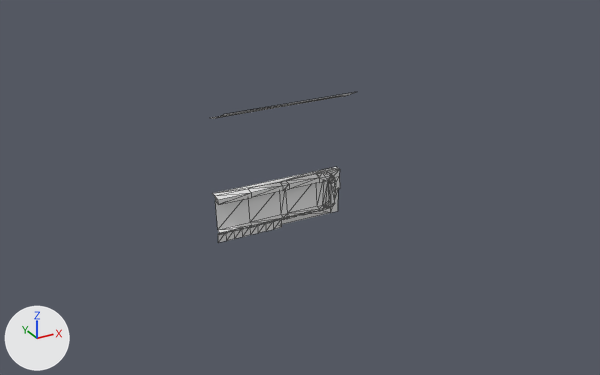
The OBJ model meshes/dash.obj: old version first, new version second.
Rendered twice from a 50 mm lens placed at (-5.0, -9.49, 4.4), pointed at (0.81, 1.09, -0.89). The axes (+X, +Y, +Z) are drawn at lower left. The lights are the same throughout. Mesh edges are drawn as thin lines. Where no turn or scale is listed for an object, it has been applied to the vertices.

The first picture shows 'dash'.
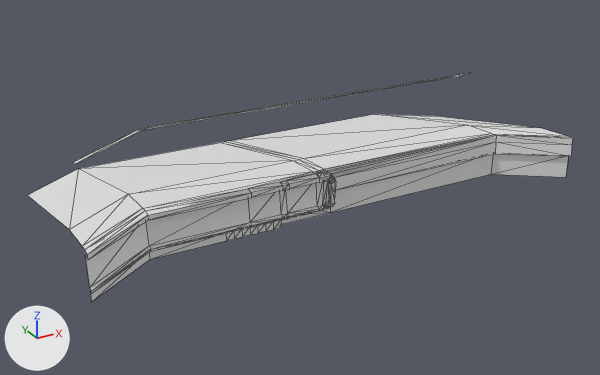
Commit message: bigger dash

Pixel boxes (x1, y1, x2, y2) of what changed, in the pictures (600 x 375 px):
'dash', reshaped (280% wider, 51% taller): before (212, 92, 355, 243); after (27, 73, 573, 301)

Patch to the scene script:
```diff
--- a/meshes/dash.obj.py
+++ b/meshes/dash.obj.py
@@ me_dash @@
 # used by ob_dash; location = (0.0, 0.0, 0.0)
-me_dash.from_pydata(...)  # 141 vertices, 247 faces; spans x -1.0..1.0, y -0.2..0.32, z -1.0..1.0
+me_dash.from_pydata(...)  # 175 vertices, 307 faces; spans x -3.0..5.0, y -0.9..3.76, z -1.0..1.0
+# me_dash part 1
+# 15 vertices are removed from x -1.0..1.0, y -0.2..0.32, z -1.0..1.0
+# 33 faces are deleted
+# 8 vertices in x -1.0, y -0.2..0.22, z -1.0..1.0 move by (-1.0, 0.0, 0.0)
+# 37 vertices are added at x -3.0..5.0, y -0.58..3.76, z -1.0..1.0
+# 7 new vertices lie (-1.0, -0.7, 0.0) away from vertices in x -1.0, y -0.2..0.22, z -1.0..1.0
+# 5 new vertices lie (1.0, -0.7, 0.0) away from vertices in x 4.0, y 0.22..3.76, z -0.98..-0.3
+# 93 new faces join them
```
